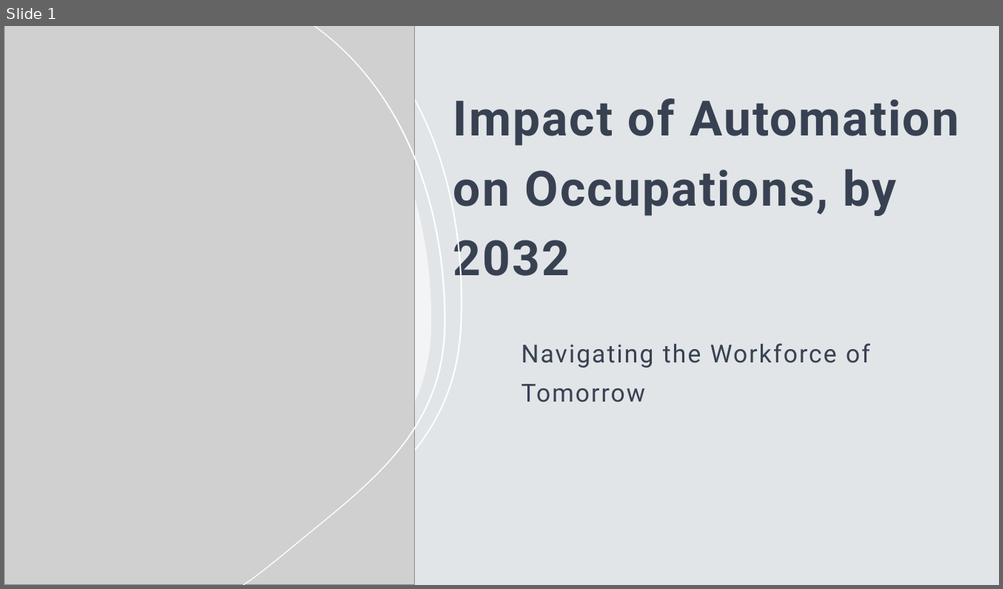
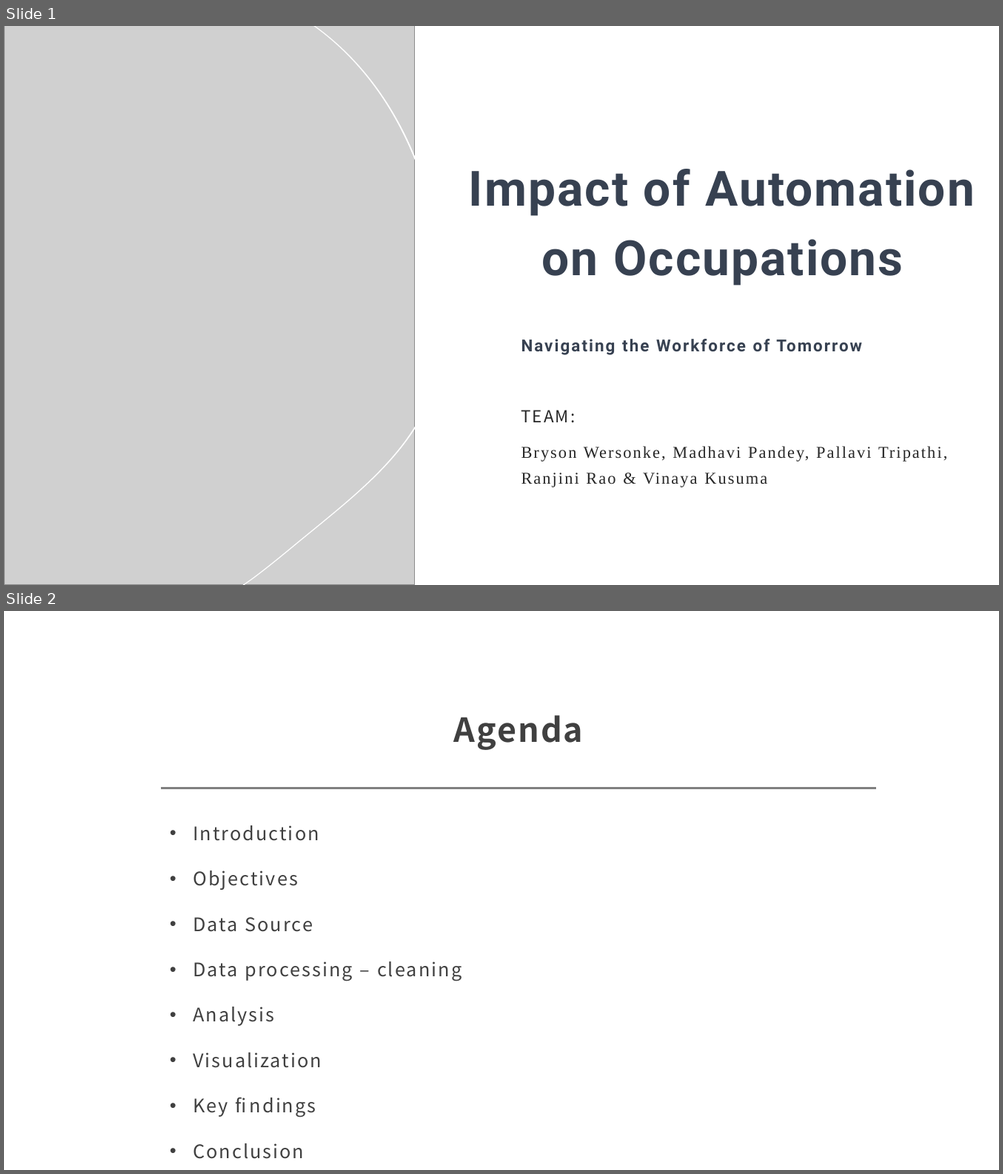
Before and after one commit to vinaya-kusuma/Project1, a slide deck: Project1.pptx. Shown one above the other, each under a label of ours: slide 1 before the commit, slides 1 and 2 after it. The pictures are 1003x589 and 1003x1174 pixels, drawn with LibreOffice and Linux fonts; fonts in the diff are those of the drawing; grey boxes stand for pictures. Boxes give left, top, right and bottom in pixels: in the first picture for what was removed or moved away, otherwise in the second. Text is boxed around its words. In the diff, an @@ line names an element or a change of style, - is before the commit and + after.

```diff
--- a/Project1.pptx
+++ b/Project1.pptx
@@ slide 2 added at (4,611,999,1170), background #FFFFFF @@
@@ title added at (453,715,583,750), 32 pt, text #404040, bold @@
+Agenda
@@ line added from (161, 789) to (876, 789), #808080 2 pt @@
@@ text added at (193,826,461,1159), 18 pt, text #404040 @@
+• Introduction
+• Objectives
+• Data Source
+• Data processing – cleaning
+• Analysis
+• Visualization
+• Key findings
+• Conclusion
@@ slide 1 changed as well @@
@@ background #E2E5E8 to #FFFFFF @@
@@ rectangle at (4,26,999,585): fill #E2E5E8 to #FFFFFF @@
@@ title at (469,169,974,286): text changed @@
-Impact of Automation on Occupations, by 2032
+Impact of Automation on Occupations
@@ subtitle at (521,339,862,355): size 24 to 16 pt, bold on in "Navigating the Workforce of Tomorrow" @@
@@ subtitle at (521,410,947,488): paragraphs added @@
+TEAM:
+Bryson Wersonke, Madhavi Pandey, Pallavi Tripathi, Ranjini Rao & Vinaya Kusuma
```
Also in this commit, not shown: 9 other slides changed, 14 other slides added, 7 slides removed.
